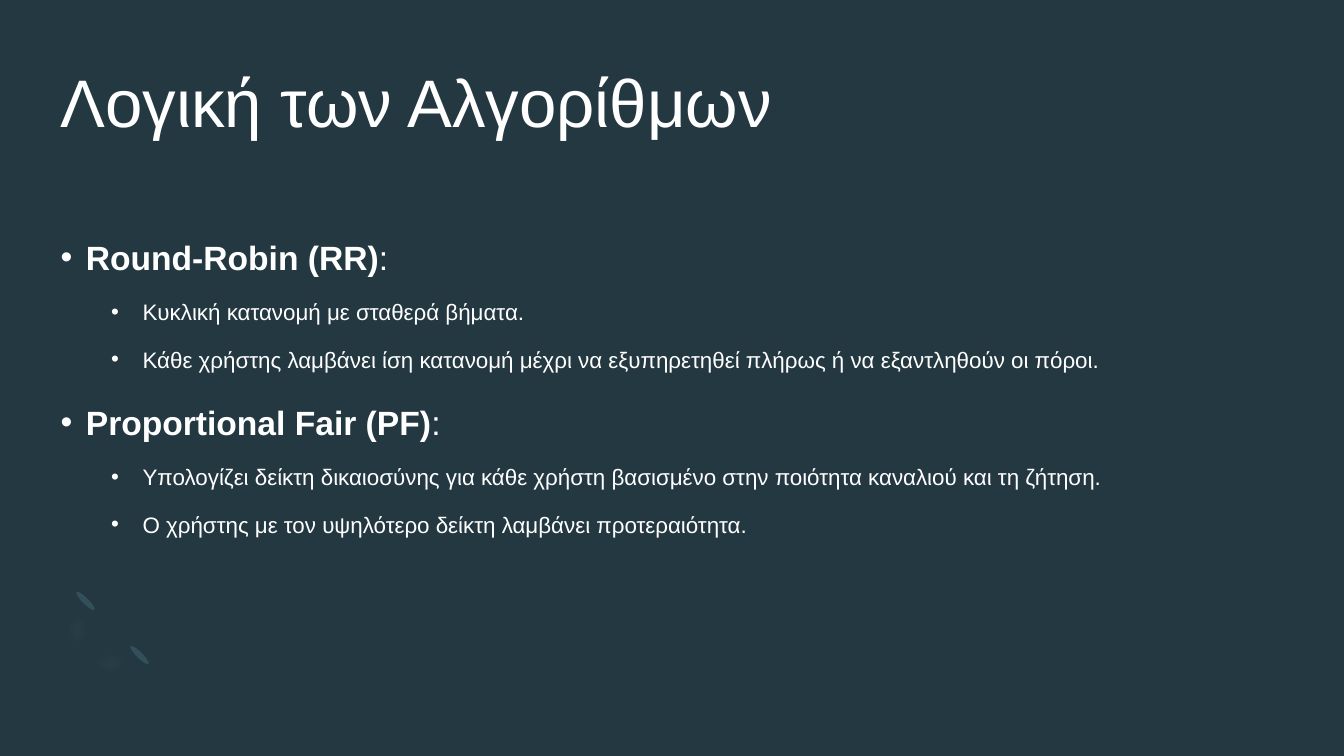
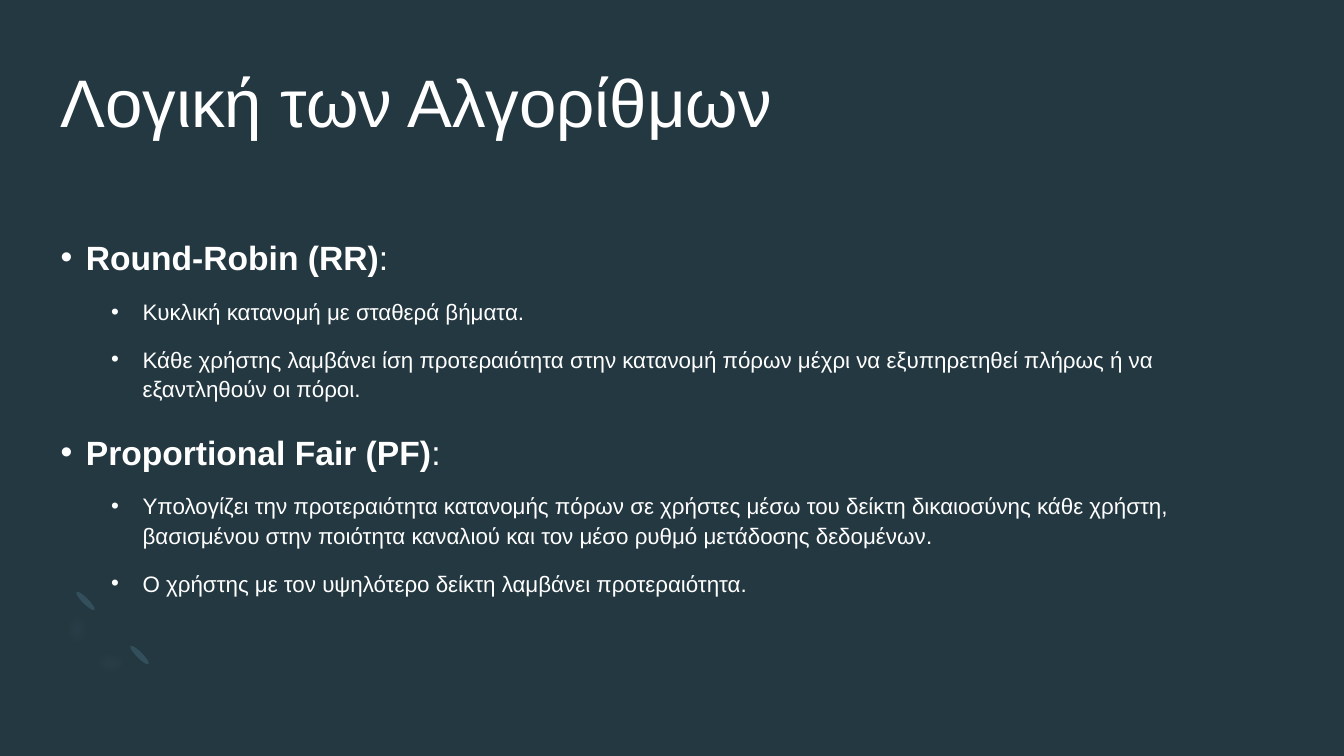
Before and after one commit to spyros-zikos/CEID-4G-Scheduler, a slide deck: slide 3 of presentation.pptx. Drawn at 1344x756 pixels with LibreOffice and Linux fonts; fonts in the diff are those of the drawing. Boxes give left, top, right and bottom in pixels: in the first picture for what was removed or moved away, otherwise in the second. Text is boxed around its words. In the diff, an @@ line names an element or a change of style, - is before the commit and + after.

```diff
--- a/presentation.pptx
+++ b/presentation.pptx
@@ text at (143,351,1153,402): text changed @@
-  • Κάθε χρήστης λαμβάνει ίση κατανομή μέχρι να εξυπηρετηθεί πλήρως ή να εξαντληθούν οι πόροι.
+  • Κάθε χρήστης λαμβάνει ίση προτεραιότητα στην κατανομή πόρων μέχρι να εξυπηρετηθεί πλήρως ή να εξαντληθούν οι πόροι.
@@ text at (143,497,1167,549): text changed @@
-  • Υπολογίζει δείκτη δικαιοσύνης για κάθε χρήστη βασισμένο στην ποιότητα καναλιού και τη ζήτηση.
+  • Υπολογίζει την προτεραιότητα κατανομής πόρων σε χρήστες μέσω του δείκτη δικαιοσύνης κάθε χρήστη, βασισμένου στην ποιότητα καναλιού και τον μέσο ρυθμό μετάδοσης δεδομένων.
```
Also in this commit, not shown: 6 other slides changed, 1 other file.
